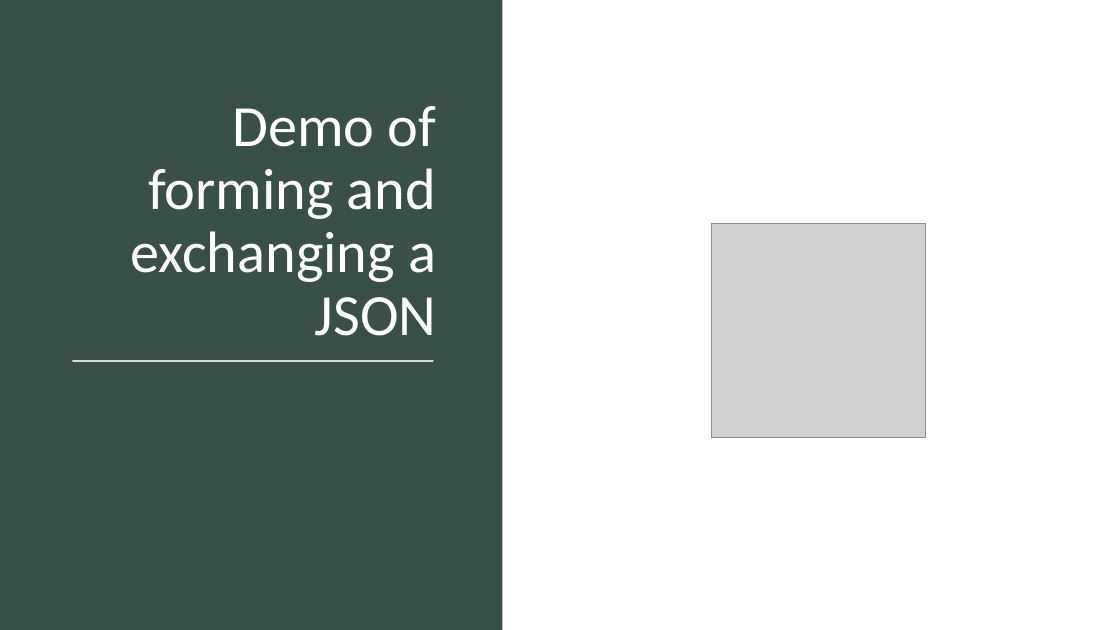
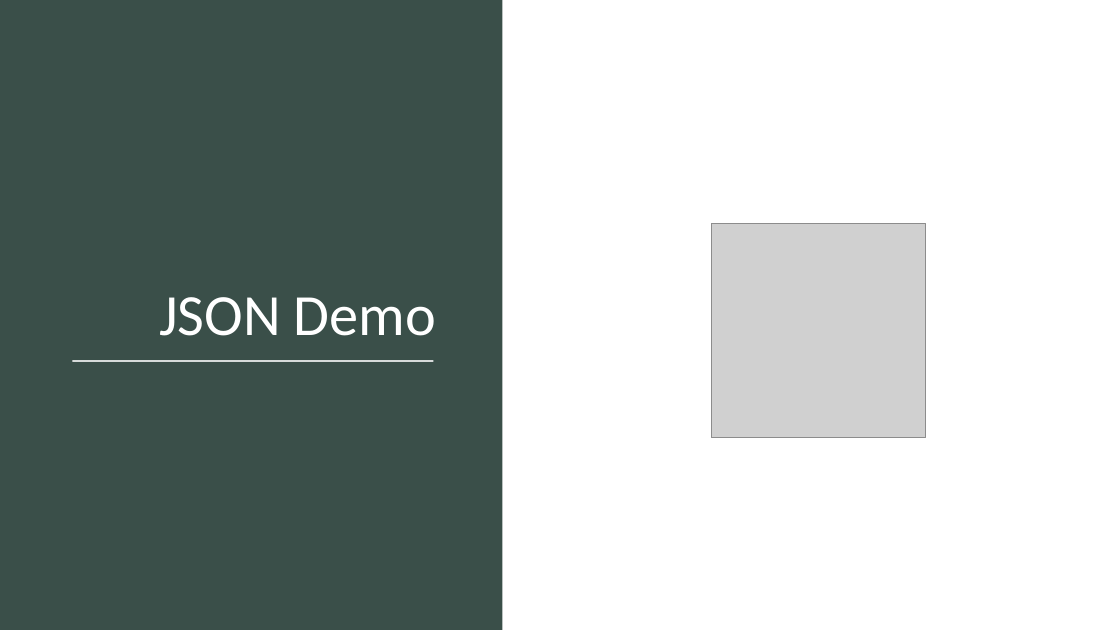
Before and after one commit to FiveMinCode/JSON, a slide deck: slide 6 of JSON.pptx. Drawn at 1120x630 pixels with LibreOffice and Linux fonts; fonts in the diff are those of the drawing; grey boxes stand for pictures. Boxes give left, top, right and bottom in pixels: in the first picture for what was removed or moved away, otherwise in the second. Text is boxed around its words. In the diff, an @@ line names an element or a change of style, - is before the commit and + after.

Commit message:
Json file

```diff
--- a/JSON.pptx
+++ b/JSON.pptx
@@ title at <box>159,297,436,336</box>: text changed @@
-Demo of forming and exchanging a JSON
+JSON Demo
```
Also in this commit, not shown: 3 other slides changed, 2 slides added, 1 other file.
